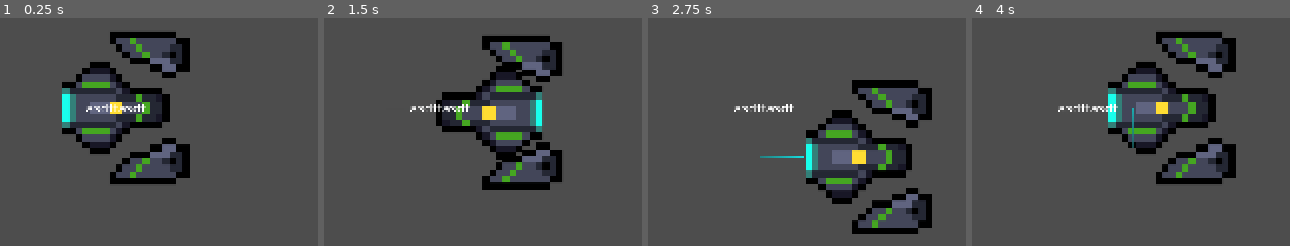
Above: before the commit, frames 1-4 (left to right).
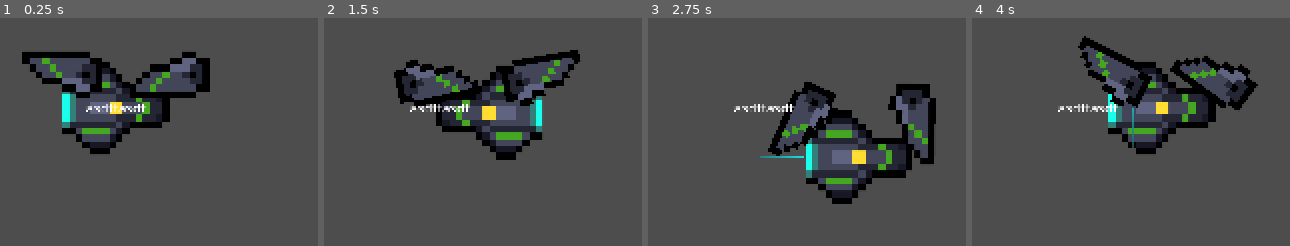
Above: after the commit, the same moments.

Repository: Augrider/Project-Endless
Game: Godot game, scene res://Main.tscn
Same seed, same stepped clock (60 frames per second), same inputs: the game is played once before the commit and once after it.
Inputs (mouse positions are in pixels of both pictures, inside the frame that each line leads up to):
- Up to frame 1 (0.25 s): no input
- Up to frame 2 (1.5 s): tap Enter at 0.5 s; move the mouse to (outside the picture) at 0.52 s; press the mouse at (outside the picture) at 0.53 s; hold D (move_right) 0.53-1.28 s; move the mouse to (outside the picture) at 1.27 s; release the mouse at (outside the picture) at 1.28 s; hold S (move_back) from 1.28 s (still down); click (outside the picture) at 1.35 s
- Up to frame 3 (2.75 s): move the mouse to (outside the picture) at 2.02 s; release S (move_back) at 2.03 s; press the mouse at (outside the picture) at 2.03 s; hold D (move_right) from 2.03 s (still down)
- Up to frame 4 (4 s): move the mouse to (outside the picture) at 2.77 s; release D (move_right) at 2.78 s; release the mouse at (outside the picture) at 2.78 s; hold W (move_forward) 2.78-3.53 s; click (outside the picture) at 2.85 s; move the mouse to (outside the picture) at 3.52 s; press the mouse at (outside the picture) at 3.53 s; hold A (move_left) from 3.53 s (still down)

The runs differ from the first frame. In frame 1, 8.9% of the frame differs, in the area x 6-67%, y 6-73%; in frame 2, 9.0%; in frame 3, 8.4%; in frame 4, 9.3%, in the area x 33-90%, y 6-73%.

Commit message:
Finished Look At Pointer script

Diff:
--- a/Player/Player.tscn
+++ b/Player/Player.tscn
@@ -11,6 +11,7 @@
 [ext_resource type="Script" uid="uid://cfe6h0ncf0lgv" path="res://Common/Stopwatch.gd" id="8_5wa8t"]
 [ext_resource type="Gradient" path="res://trail_gradient.tres" id="9"]
 [ext_resource type="Curve" path="res://trail_curve.tres" id="10"]
+[ext_resource type="Script" uid="uid://ddy71goj8dukq" path="res://Player/Scripts/PlayerFollowLookPoint.gd" id="10_dm7nj"]
 [ext_resource type="Script" uid="uid://c5gu5ir8la2lj" path="res://Player/Scripts/PlayerStats.gd" id="12"]
 [ext_resource type="Texture2D" uid="uid://bikml8b2ina3g" path="res://Player/Sprites/Hands.png" id="15"]
 
@@ -69,16 +70,20 @@
 metadata/_custom_type_script = "uid://cfe6h0ncf0lgv"
 
 [node name="Equipment" type="Node2D" parent="." unique_id=2124445995]
-position = Vector2(5, 0)
+position = Vector2(0, -5)
 
 [node name="PivotLeft" type="Node2D" parent="Equipment" unique_id=1859785852]
-position = Vector2(0, -8)
+position = Vector2(-8, 0)
+script = ExtResource("10_dm7nj")
+durationMultiplier = 0.05
 
 [node name="Sprite2D" type="Sprite2D" parent="Equipment/PivotLeft" unique_id=701064059]
 texture = ExtResource("15")
 
 [node name="PivotRight" type="Node2D" parent="Equipment" unique_id=1973748679]
-position = Vector2(0, 8)
+position = Vector2(8, 0)
+script = ExtResource("10_dm7nj")
+durationMultiplier = 0.05
 
 [node name="Sprite2D" type="Sprite2D" parent="Equipment/PivotRight" unique_id=1509277480]
 texture = ExtResource("15")
@@ -94,4 +99,6 @@
 script = ExtResource("12")
 
 [connection signal="look_point_changed" from="Input Direction" to="AnimatedSprite2D" method="_on_input_direction_look_point_changed"]
+[connection signal="look_point_changed" from="Input Direction" to="Equipment/PivotLeft" method="_on_input_direction_look_point_changed"]
+[connection signal="look_point_changed" from="Input Direction" to="Equipment/PivotRight" method="_on_input_direction_look_point_changed"]
 [connection signal="movement_input_updated" from="Input" to="Player Movement" method="_on_input_movement_input_updated"]
--- a/Player/Scripts/PlayerFollowLookPoint.gd
+++ b/Player/Scripts/PlayerFollowLookPoint.gd
@@ -1,4 +1,6 @@
 extends Node2D
+
+@export var durationMultiplier:float
 
 var currentTween:Tween
 
@@ -8,19 +10,29 @@
 	pass # Replace with function body.
 
 
-func turn_to_point():
-	pass
+func _on_input_direction_look_point_changed(value: Vector2) -> void:
+	var target = get_target_angle(value)
+	rotate_towards_angle(target)
 
 
 func get_target_angle(point:Vector2)->float:
-	return get_angle_to(point)
+	return global_rotation + get_angle_to(point)
 
-func RotateTowards(target_angle:float)->void:
+func get_target_delta(point:Vector2)->float:
+	var target = get_target_angle(point)
+	var current = global_rotation
+	var delta = target-current
+
+	if delta<=PI:
+		return delta
+	else:
+		return delta - 2*PI
+
+func rotate_towards_angle(target_angle:float)->void:
 	if currentTween != null:
 		currentTween.kill()
 		currentTween = null
 
 	currentTween = get_tree().create_tween()
-	currentTween.tween_property(self, "rotation", rotation, target_angle)
-	currentTween.tween_property($Sprite, "scale", Vector2(), 1.0)
-	currentTween.tween_callback($Sprite.queue_free)
+	var duration = (target_angle-global_rotation)*durationMultiplier
+	currentTween.tween_property(self, "global_rotation", target_angle, duration)
